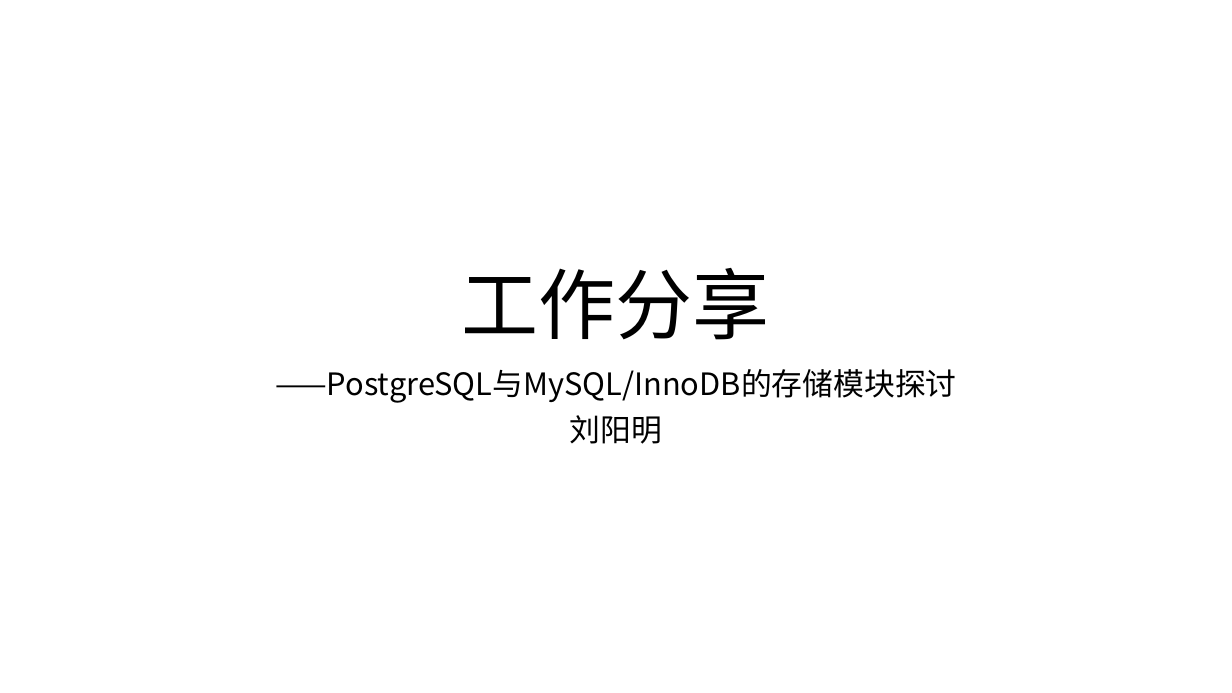
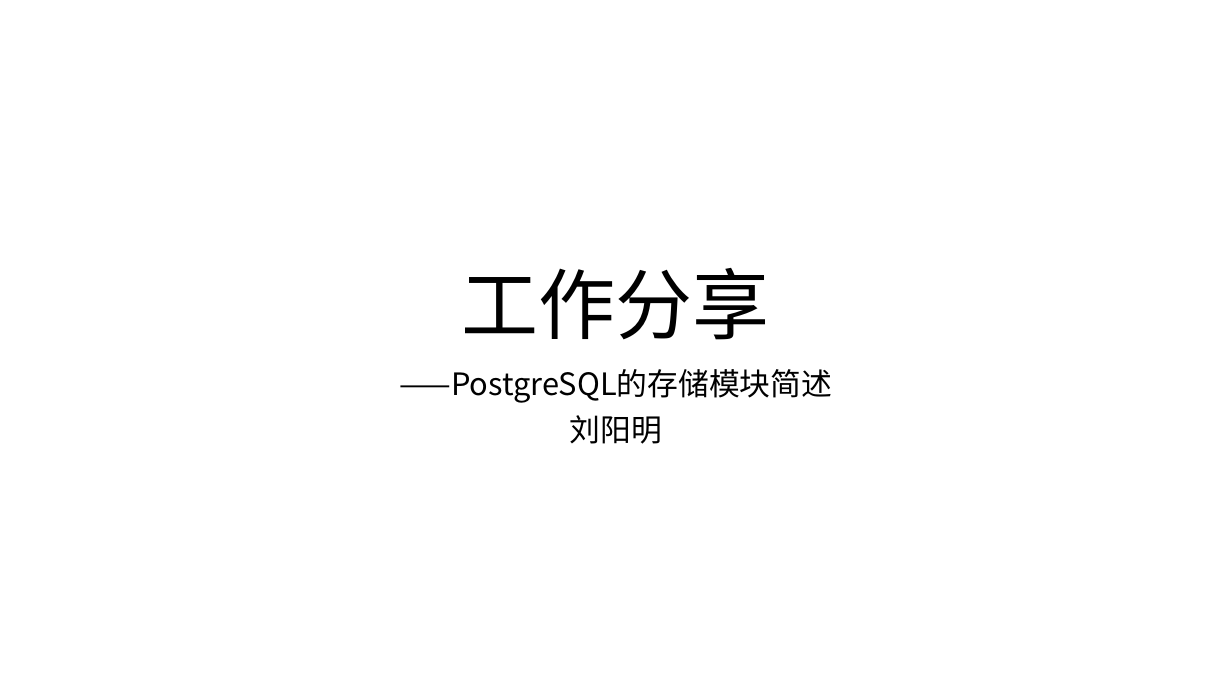
Before and after one commit to yummyliu/papers, a slide deck: slide 1 of 工作分享.pptx. Drawn at 1232x693 pixels with LibreOffice and Linux fonts; fonts in the diff are those of the drawing. Boxes give left, top, right and bottom in pixels: in the first picture for what was removed or moved away, otherwise in the second. Text is boxed around its words. In the diff, an @@ line names an element or a change of style, - is before the commit and + after.

```diff
--- a/工作分享.pptx
+++ b/工作分享.pptx
@@ subtitle at (400, 369, 833, 403): text changed @@
-——PostgreSQL与MySQL/InnoDB的存储模块探讨
+——PostgreSQL的存储模块简述
```
Also in this commit, not shown: 19 other slides changed, 7 slides added, 8 slides removed.
